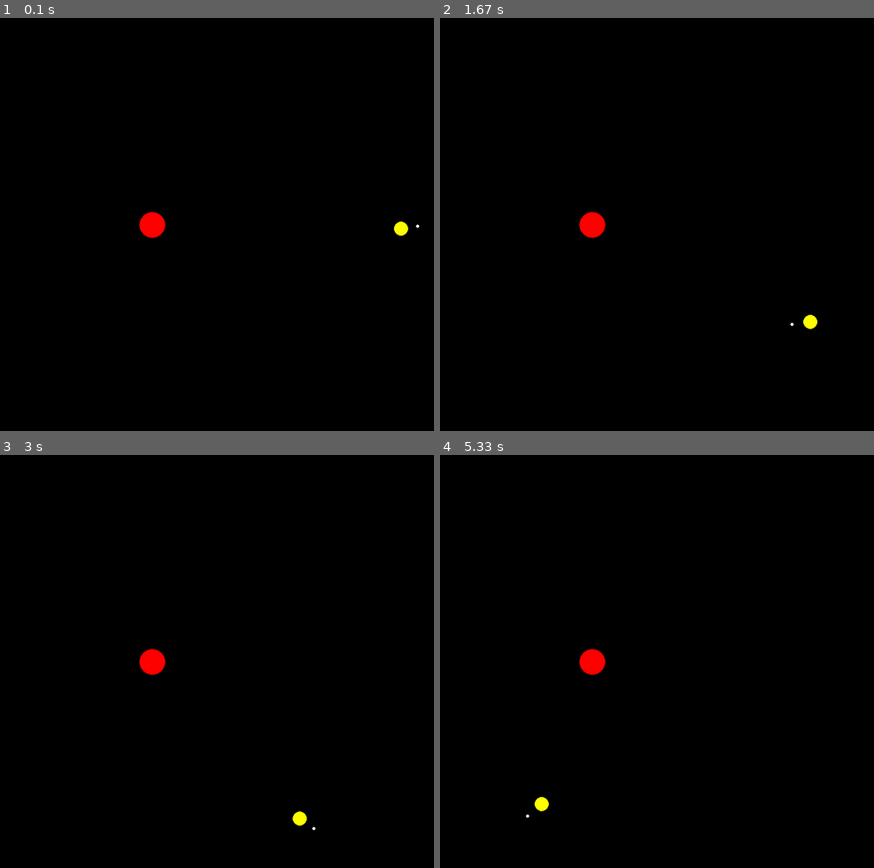
Above: before the commit, frames 1-4 (two rows, left to right).
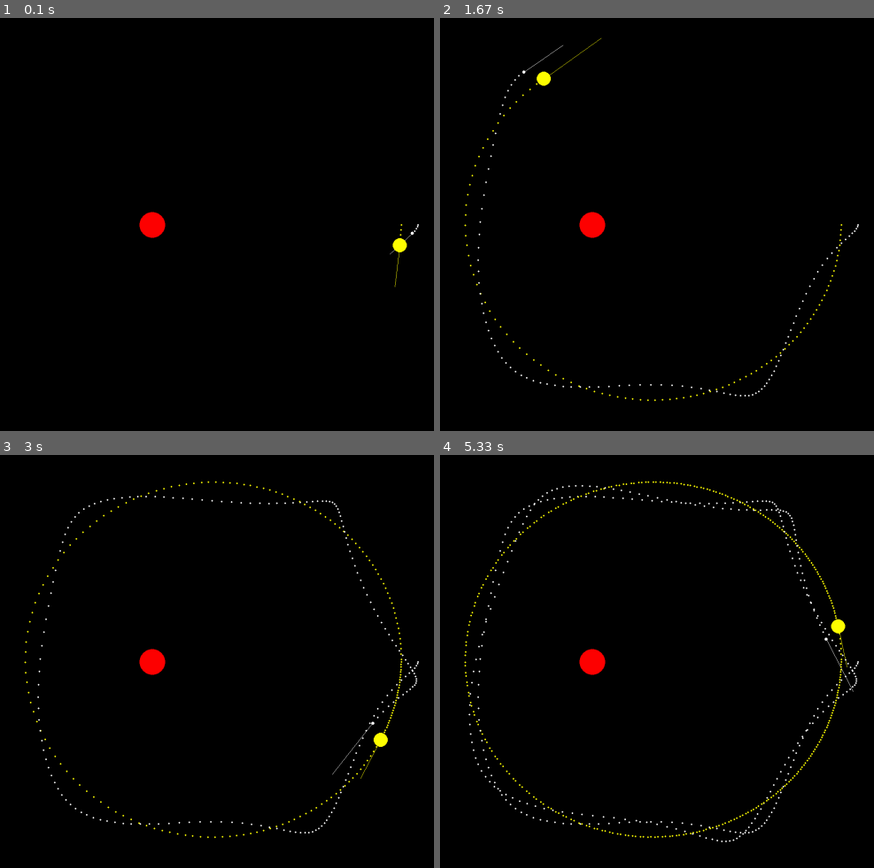
Above: after the commit, the same moments.

Repository: mutleyboy99/GravitySimulationPygame
Game: pygame game, started from main.py
Two runs of this game, one before a commit and one after it. Both use one fixed random seed, a clock stepped at 60 frames per second and the inputs below.
Inputs:
- Up to frame 1 (0.1 s): no input
- Up to frame 2 (1.67 s): no input
- Up to frame 3 (3 s): no input
- Up to frame 4 (5.33 s): no input

The runs differ from the first frame. In frame 1, 0.2% of the frame differs, in the area x 89-97%, y 49-66%; in frame 2, 0.7%; in frame 3, 1.1%; in frame 4, 1.7%, in the area x 5-97%, y 6-94%.

Commit message:
Added traces to physics objects

Diff:
--- a/main.py
+++ b/main.py
@@ -4,6 +4,7 @@
     print("pygame-ce is missing")
     exit()
 import math
+import copy
 
 pygame.init()
 screen = pygame.display.set_mode((1920, 1080))
@@ -12,6 +13,7 @@
 dt = 0
 
 objects = []
+points = []
 
 GRAVITY = 0.000667
 
@@ -30,9 +32,10 @@
 
     def draw(self):
         pygame.draw.circle(screen, self.colour, self.position, self.radius)
-        #pygame.draw.line(screen, self.colour, self.position+self.velocity, self.position+self.velocity * 200)
+        pygame.draw.line(screen, self.colour, self.position+self.velocity, self.position+self.velocity * 200)
 
     def move(self, step_size):
+        points.append([copy.deepcopy(self.position), copy.deepcopy(self.colour)])
         self.draw()
         if self.gravity:
             for item in objects:
@@ -69,7 +72,9 @@
         screen.fill("black")
 
         for item in objects:
-            item.move(1)
+            item.move(5)
+        for point in points:
+            pygame.draw.circle(screen, point[1], point[0], 2)
 
         pygame.display.flip()
 
